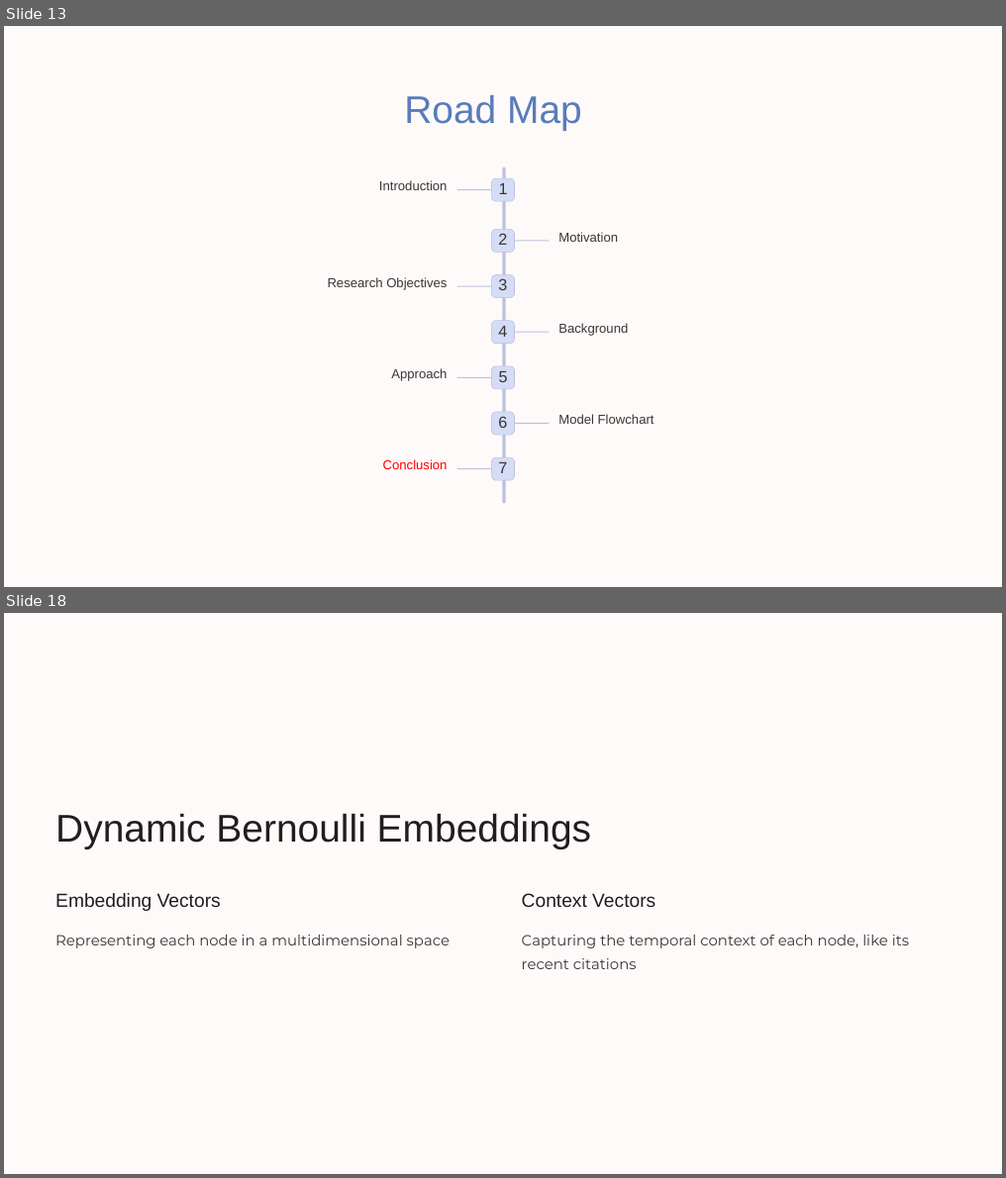
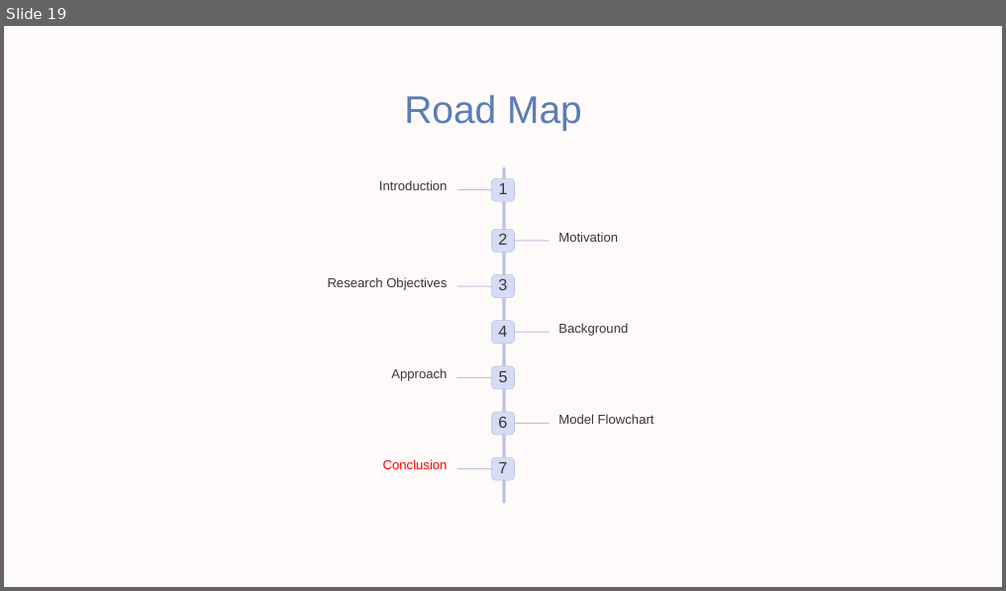
Before and after one commit to AvishayBR/Degree_FinalProject, a slide deck: Project Presentation.pptx. Shown one above the other, each under a label of ours: slides 13 and 18 before the commit, slide 19 after it; the slides between them are not shown. The pictures are 1006x1178 and 1006x591 pixels, drawn with LibreOffice and Linux fonts; fonts in the diff are those of the drawing; background and template pictures are left out. Boxes give left, top, right and bottom in pixels: in the first picture for what was removed or moved away, otherwise in the second. Text is boxed around its words. In the diff, an @@ line names an element or a change of style, - is before the commit and + after.

```diff
--- a/Project Presentation.pptx
+++ b/Project Presentation.pptx
@@ slide 18 removed at <box>4,613,1002,1174</box>, background #000000; not listed: 1 template element that a slide beside it also shows @@
@@ text removed at <box>55,813,591,849</box> @@
-Dynamic Bernoulli Embeddings
@@ text removed at <box>55,893,221,911</box> @@
-Embedding Vectors
@@ text removed at <box>522,893,655,907</box> @@
-Context Vectors
@@ text removed at <box>55,935,450,949</box> @@
-Representing each node in a multidimensional space
@@ text removed at <box>522,935,909,969</box> @@
-Capturing the temporal context of each node, like its recent citations
@@ what was slide 13 is now slide 19 @@
```
Also in this commit, not shown: 2 slides changed, 4 slides added, 13 other slides removed.
